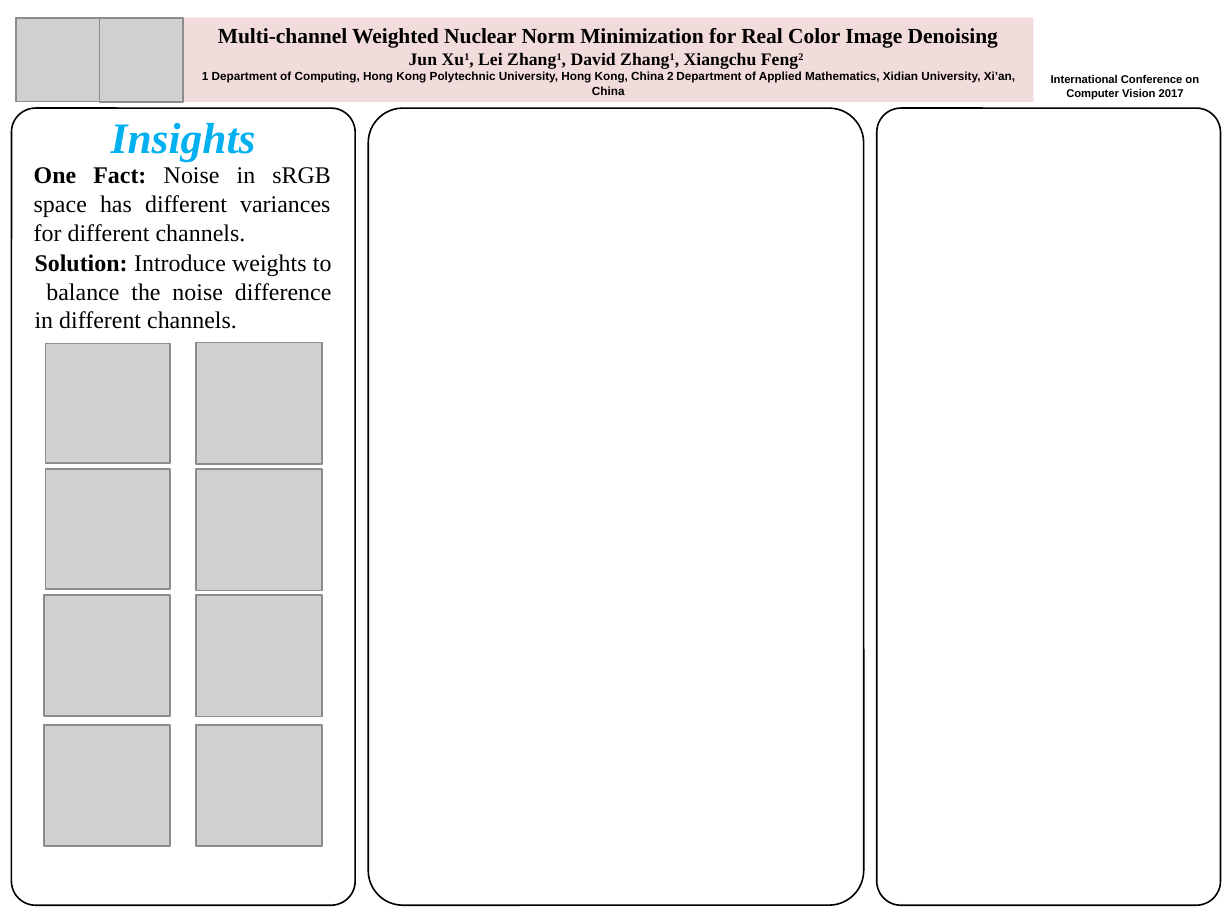
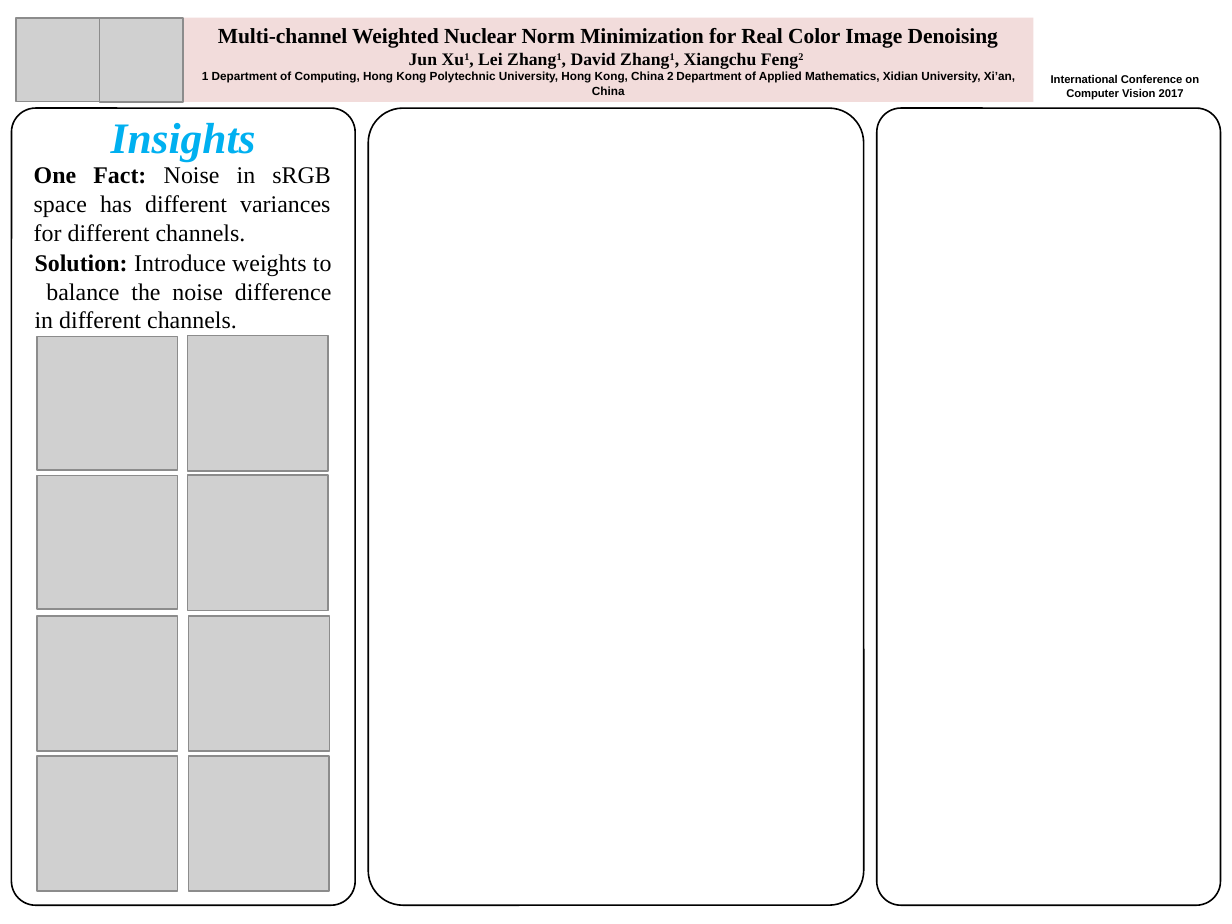
Before and after one commit to csjunxu/ICCV2017_PAPER1, a slide deck: slide 1 of iccv17_poster_template.pptx. Drawn at 1232x924 pixels with LibreOffice and Linux fonts; fonts in the diff are those of the drawing; grey boxes stand for pictures; background and template pictures are left out. Boxes give left, top, right and bottom in pixels: in the first picture for what was removed or moved away, otherwise in the second. Text is boxed around its words. In the diff, an @@ line names an element or a change of style, - is before the commit and + after.

```diff
--- a/iccv17_poster_template.pptx
+++ b/iccv17_poster_template.pptx
@@ picture: place and size @@
-picture at <box>45,343,171,463</box>
+picture at <box>38,337,178,470</box>
@@ picture: place and size @@
-picture at <box>196,343,322,463</box>
+picture at <box>188,337,329,471</box>
@@ picture: place and size @@
-picture at <box>45,470,171,590</box>
+picture at <box>38,476,178,609</box>
@@ picture: place and size @@
-picture at <box>196,470,322,590</box>
+picture at <box>188,476,329,611</box>
@@ picture: place and size @@
-picture at <box>44,595,169,715</box>
+picture at <box>38,617,178,751</box>
@@ picture: place and size @@
-picture at <box>196,595,322,717</box>
+picture at <box>188,617,329,751</box>
@@ picture: place and size @@
-picture at <box>44,725,169,845</box>
+picture at <box>38,756,178,891</box>
@@ picture: place and size @@
-picture at <box>196,725,321,845</box>
+picture at <box>189,756,330,891</box>
```
